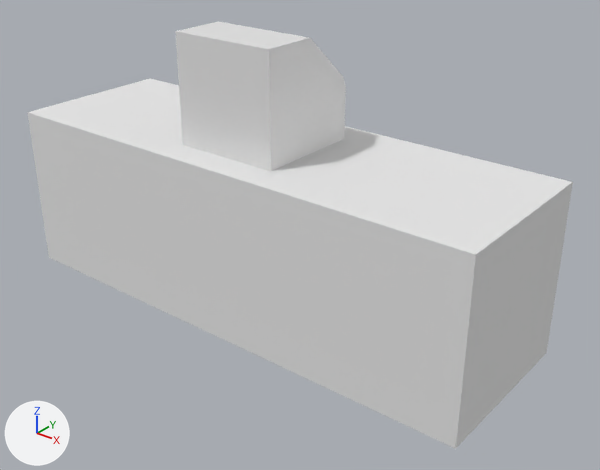
Renders of the Blender file Assets/Scenes/Models/kassa.blend from each side of a commit.
Rendered twice from a camera (50 mm lens) standing at (5.7, -6.6, 5.16) and looking at (0.44, -0.02, 1.08). Lighting does not change. The marker at lower left points along +X, +Y and +Z.

Script lines for the objects in view, before the commit:
```python
mat_material = diffuse_material('Material')
mat_material.base_color = (0.8, 0.8, 0.8)  # white #e7e7e7
me_cube = bpy.data.meshes.new('Cube')
me_cube.from_pydata(...)  # a box spanning x -1.0..1.0, y -1.0..1.0, z -1.0..1.0
me_cube.materials.append(mat_material)  # white #e7e7e7
me_cube_001 = bpy.data.meshes.new('Cube.001')
me_cube_001.from_pydata(...)  # 26 vertices, 24 faces; spans x -0.79..0.79, y -0.79..0.79, z -0.81..0.77
ob_cube = bpy.data.objects.new('Cube', me_cube)
ob_cube.location = (0.0, 0.0, 1.06)
ob_cube.scale = (3.05, 1.0, 1.0)
ob_cube_001 = bpy.data.objects.new('Cube.001', me_cube_001)
ob_cube_001.location = (-0.08, 0.0, 2.68)
ob_cube_001.scale = (0.803, 0.803, 0.803)
```
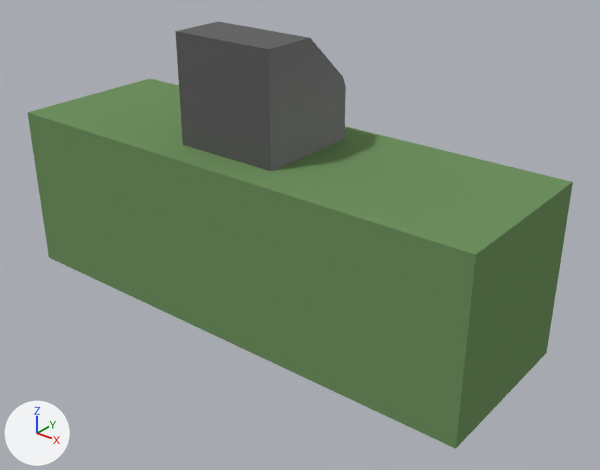
Commit message: Kassa kleuren

Location of each change, (x1, y1, x2, y2) in pixels of the pictures (600 x 470 px):
'Cube', recoloured (grey to green)
    both: (27, 79, 573, 449)
'Cube.001', recoloured
    both: (175, 22, 346, 171)

The change, as a diff of the scene's bpy script:
```diff
--- a/Assets/Scenes/Models/kassa.blend.py
+++ b/Assets/Scenes/Models/kassa.blend.py
@@ mat_material @@
 mat_material = diffuse_material('Material')
-mat_material.base_color = (0.8, 0.8, 0.8)  # white #e7e7e7
+mat_material.base_color = (0.163, 0.285, 0.117)  # green #709160
@@ mat_materiaal @@
+mat_materiaal = principled_material('Materiaal')
+mat_materiaal.base_color = (0.1, 0.1, 0.1)  # dark grey #595959
@@ me_cube_001 @@
 me_cube_001.from_pydata(...)  # 26 vertices, 24 faces; spans x -0.79..0.79, y -0.79..0.79, z -0.81..0.77
+me_cube_001.materials.append(mat_materiaal)  # dark grey #595959
```
